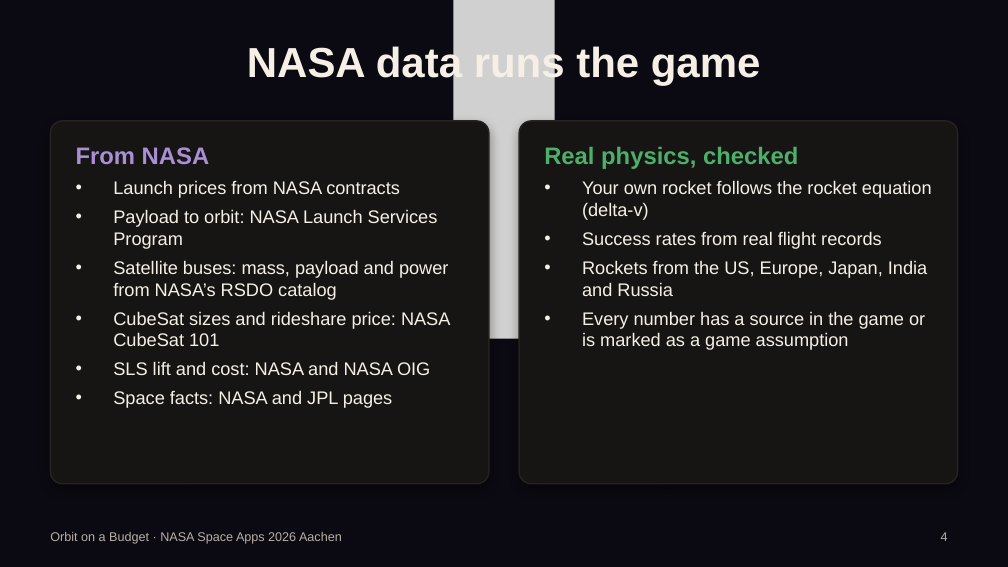
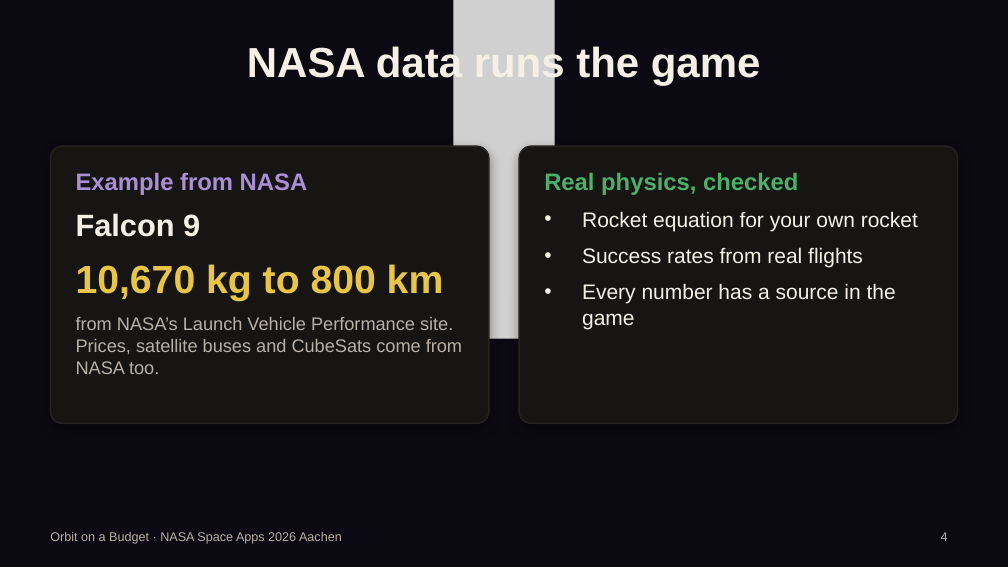
Before and after one commit to Falafel08/orbit-on-a-budget, a slide deck: slide 4 of docs/Orbit-on-a-Budget_Pitch_v1.pptx. Drawn at 1008x567 pixels with LibreOffice and Linux fonts; fonts in the diff are those of the drawing; grey boxes stand for pictures; background and template pictures are left out. Boxes give left, top, right and bottom in pixels: in the first picture for what was removed or moved away, otherwise in the second. Text is boxed around its words. In the diff, an @@ line names an element or a change of style, - is before the commit and + after.

```diff
--- a/docs/Orbit-on-a-Budget_Pitch_v1.pptx
+++ b/docs/Orbit-on-a-Budget_Pitch_v1.pptx
@@ rounded rectangle: place and size @@
-rounded rectangle at box(50, 121, 489, 484)
+rounded rectangle at box(50, 146, 489, 423)
@@ rounded rectangle at box(50, 146, 489, 423): proportions changed @@
@@ rounded rectangle at box(519, 146, 958, 423): proportions changed @@
@@ rounded rectangle: place and size @@
-rounded rectangle at box(519, 121, 958, 484)
+rounded rectangle at box(519, 146, 958, 423)
@@ text at box(76, 172, 462, 374): text changed; text colour #F5EFE6 to #B8AFA6 @@
-From NASA
-• Launch prices from NASA contracts
-• Payload to orbit: NASA Launch Services Program
-• Satellite buses: mass, payload and power from NASA’s RSDO catalog
-• CubeSat sizes and rideshare price: NASA CubeSat 101
-• SLS lift and cost: NASA and NASA OIG
-• Space facts: NASA and JPL pages
+Example from NASA
+Falcon 9
+10,670 kg to 800 km
+from NASA’s Launch Vehicle Performance site. Prices, satellite buses and CubeSats come from NASA too.
@@ text at box(544, 173, 798, 195): more space between paragraphs @@
@@ text "Real physics, checked": place and size @@
-text "Real physics, checked" at box(544, 147, 932, 350)
+text "Real physics, checked" at box(544, 173, 918, 329)
@@ text at box(582, 211, 918, 329): text changed; size 13 to 15 pt @@
-• Your own rocket follows the rocket equation (delta-v)
-• Success rates from real flight records
-• Rockets from the US, Europe, Japan, India and Russia
-• Every number has a source in the game or is marked as a game assumption
+• Rocket equation for your own rocket
+• Success rates from real flights
+• Every number has a source in the game
```
Also in this commit, not shown: 1 other slide changed.
